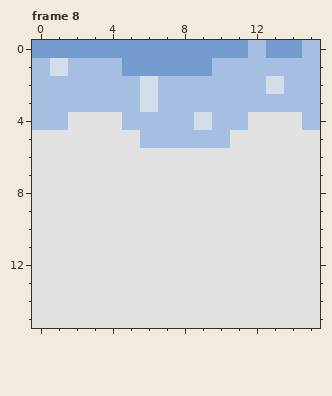
One commit to this pixel-art file: assets/visuals/tilesets/snowman_tileset.aseprite. Above: the version before the commit.
16x16 pixels, 8 frames. Shown: frame 8. The commit also changed other frames, which this record leaves out.
Once edited:
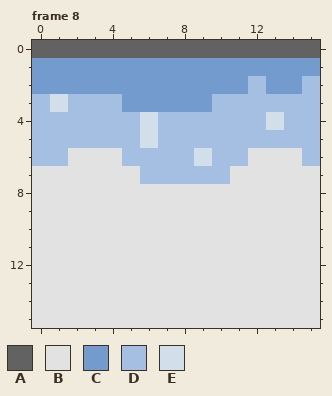
Palette (. is transparent): A #626262  B #e2e2e2  C #739bce  D #a4bfe2  E #d3deeb
Log entry: Added more Ice Floor options to SnowmanTileset
What changed:
{"where": "frame 8"}
{"frame":8,"y":0,"x":0,"old":"CCCCCCCCCCCCDCCD","new":"AAAAAAAAAAAAAAAA"}
{"frame":8,"y":1,"x":0,"old":"DEDDD","new":"CCCCC"}
{"frame":8,"y":1,"x":10,"old":"DDDDDD","new":"CCCCCC"}
{"frame":8,"y":2,"x":0,"old":"DDDDDDEDDDDD","new":"CCCCCCCCCCCC"}
{"frame":8,"y":2,"x":13,"old":"ED","new":"CC"}
{"frame":8,"y":3,"x":1,"old":"D","new":"E"}
{"frame":8,"y":3,"x":5,"old":"DEDDD","new":"CCCCC"}
{"frame":8,"y":4,"x":2,"old":"BBB","new":"DDD"}
{"frame":8,"y":4,"x":6,"old":"D","new":"E"}
{"frame":8,"y":4,"x":9,"old":"E","new":"D"}
{"frame":8,"y":4,"x":12,"old":"BBB","new":"DED"}
{"frame":8,"y":5,"x":0,"old":"BBBBBBD","new":"DDDDDDE"}
{"frame":8,"y":5,"x":11,"old":"BBBBB","new":"DDDDD"}
{"frame":8,"y":6,"x":0,"old":"BB","new":"DD"}
{"frame":8,"y":6,"x":5,"old":"BBBBBBB","new":"DDDDEDD"}
{"frame":8,"y":6,"x":15,"old":"B","new":"D"}
{"frame":8,"y":7,"x":6,"old":"BBBBB","new":"DDDDD"}
{"label":"changed","picture_box":[32,40,320,184]}
